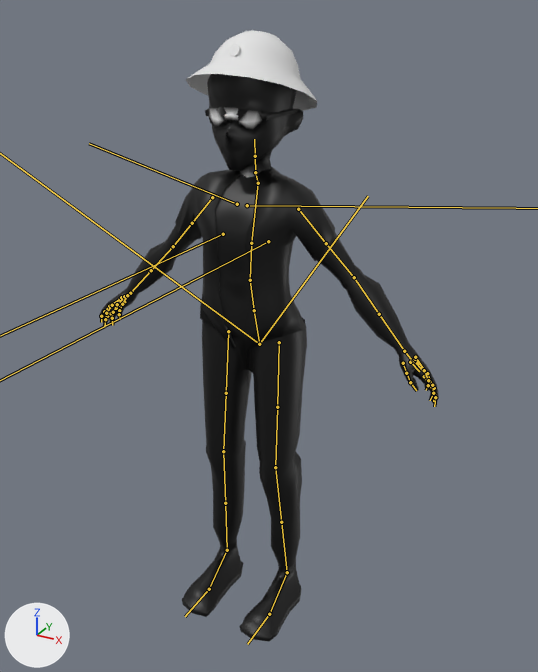
One commit to the glTF model project--farmer/model/NPC/UncleJohn.glb: the scene before it, then after it.
Both versions are drawn from a 50 mm lens placed at (1.013, -1.737, 1.819), pointed at (0.048, 0.018, 0.942). Every picture has the same lights, and +X, +Y and +Z are marked at lower left. The picture after the commit comes second. The bones that bend it are drawn over the model as lines.

The first picture shows 'Base', 'Circle', 'Circle.001', 'Jacket', 'Pants'.
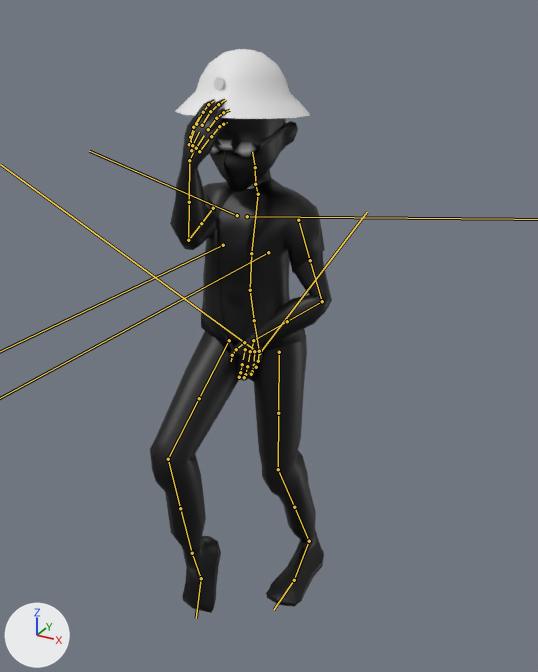
The newer file adds an action. The first version stands in its rest pose; the second is drawn at frame 19 of the action 'Moon_Walk'.

Where the change shows, as pixel boxes (x1, y1, x2, y2) in the pictures (538 x 672 px):
'Base', posed (52% narrower, 9% shorter): before (100, 74, 439, 641); after (170, 99, 332, 613)
'Pants', posed (58% wider, 11% shorter): before (202, 318, 307, 567); after (150, 329, 316, 550)
'Jacket', posed: before (175, 167, 335, 351); after (201, 179, 325, 354)
'Circle', posed (13% shorter): before (186, 30, 317, 111); after (175, 49, 310, 119)
'Circle.001', posed (8% narrower, 8% taller): before (229, 44, 241, 56); after (214, 77, 225, 90)
bone 'DEF-spine', root to tip: before (259, 344) to (254, 310); after (259, 353) to (254, 320)
bone 'DEF-spine.006', root to tip: before (255, 156) to (254, 139); after (255, 167) to (252, 152)
bone 'DEF-pelvis.L', root to tip: before (259, 344) to (368, 196); after (259, 353) to (367, 212)
bone 'DEF-thigh.L', root to tip: before (279, 342) to (277, 407); after (279, 352) to (278, 413)
bone 'DEF-shin.L', root to tip: before (275, 467) to (281, 522); after (278, 469) to (294, 507)
bone 'DEF-foot.L', root to tip: before (287, 572) to (269, 614); after (309, 541) to (294, 580)
bone 'DEF-thigh.R', root to tip: before (228, 331) to (226, 393); after (229, 340) to (199, 398)
bone 'DEF-thigh.R.001', root to tip: before (226, 393) to (223, 451); after (199, 398) to (168, 459)
bone 'DEF-shin.R', root to tip: before (223, 451) to (225, 503); after (168, 459) to (180, 508)
bone 'DEF-shin.R.001', root to tip: before (225, 503) to (227, 550); after (180, 508) to (192, 553)
bone 'DEF-foot.R', root to tip: before (227, 550) to (209, 589); after (192, 553) to (201, 578)
bone 'DEF-upper_arm.L', root to tip: before (298, 209) to (326, 243); after (298, 220) to (310, 260)
bone 'DEF-upper_arm.L.001', root to tip: before (326, 243) to (354, 277); after (310, 260) to (322, 301)
bone 'DEF-forearm.L', root to tip: before (354, 277) to (379, 314); after (322, 301) to (287, 321)
bone 'DEF-forearm.L.001', root to tip: before (379, 314) to (404, 351); after (287, 321) to (253, 340)
bone 'DEF-hand.L', root to tip: before (404, 351) to (412, 361); after (253, 340) to (251, 350)
bone 'DEF-shoulder.R', root to tip: before (237, 204) to (89, 143); after (237, 215) to (89, 151)
bone 'DEF-upper_arm.R', root to tip: before (212, 197) to (192, 223); after (213, 208) to (201, 223)
bone 'DEF-upper_arm.R.001', root to tip: before (192, 223) to (173, 246); after (201, 223) to (188, 240)
bone 'DEF-forearm.R', root to tip: before (173, 246) to (151, 270); after (188, 240) to (189, 202)
bone 'DEF-forearm.R.001', root to tip: before (151, 270) to (130, 293); after (189, 202) to (189, 160)
bone 'DEF-hand.R', root to tip: before (130, 293) to (124, 298); after (189, 160) to (195, 147)

The edits, one by one:
Bone 'DEF-spine' (bone_def_spine) moves from (0.0, 0.0, 0.0) to (0.0, -0.03, 0.008).
Bone 'DEF-spine.006' (bone_def_spine_006) turns from (0, 0, 0) to (17, 0, 0) degrees about its own x, y and z.
Bone 'DEF-pelvis.L' (bone_def_pelvis_l) moves from (0.0, 0.0, 0.0) to (0.009, -0.021, -0.021).
Bone 'DEF-pelvis.R' (bone_def_pelvis_r) moves from (0.0, 0.0, 0.0) to (-0.009, -0.021, -0.021).
Bone 'DEF-thigh.L' (bone_def_thigh_l) moves from (0.0, 0.0, 0.0) to (-0.001, 0.031, 0.002).
Bone 'DEF-thigh.L' (bone_def_thigh_l) turns from (0, 0, 0) to (4, 0, 2) degrees about its own x, y and z.
Bone 'DEF-thigh.L' (bone_def_thigh_l) is rescaled from (1.0, 1.0, 1.0) to (1.0, 0.99, 1.0).
Bone 'DEF-shin.L' (bone_def_shin_l) turns from (0, 0, 0) to (14, 0, 0) degrees about its own x, y and z.
Bone 'DEF-foot.L' (bone_def_foot_l) turns from (0, 0, 0) to (-14, -1, 1) degrees about its own x, y and z.
Bone 'DEF-foot.L' (bone_def_foot_l) is rescaled from (1.0, 1.0, 1.0) to (1.0, 1.0, 1.01).
Bone 'DEF-thigh.R' (bone_def_thigh_r) moves from (0.0, 0.0, 0.0) to (0.001, 0.031, 0.002).
Bone 'DEF-thigh.R' (bone_def_thigh_r) turns from (0, 0, 0) to (-42, 4, 11) degrees about its own x, y and z.
Bone 'DEF-thigh.R' (bone_def_thigh_r) is rescaled from (1.0, 1.0, 1.0) to (1.01, 0.97, 1.01).
Bone 'DEF-thigh.R.001' (bone_def_thigh_r_001) turns from (0, 0, 0) to (0, 7, 0) degrees about its own x, y and z.
Bone 'DEF-shin.R' (bone_def_shin_r) turns from (0, 0, 0) to (51, 8, -1) degrees about its own x, y and z.
Bone 'DEF-shin.R' (bone_def_shin_r) is rescaled from (1.0, 1.0, 1.0) to (1.0, 0.97, 1.03).
Bone 'DEF-shin.R.001' (bone_def_shin_r_001) turns from (0, 0, 0) to (0, -8, 0) degrees about its own x, y and z.
Bone 'DEF-foot.R' (bone_def_foot_r) turns from (0, 0, 0) to (66, -5, -5) degrees about its own x, y and z.
Bone 'DEF-foot.R' (bone_def_foot_r) is rescaled from (1.0, 1.0, 1.0) to (0.99, 1.03, 0.99).
Bone 'DEF-shoulder.L' (bone_def_shoulder_l) moves from (0.0, 0.0, 0.0) to (0.0, 0.001, -0.031).
Bone 'DEF-upper_arm.L' (bone_def_upper_arm_l) moves from (0.0, 0.0, 0.0) to (0.021, 0.023, 0.001).
Bone 'DEF-upper_arm.L' (bone_def_upper_arm_l) turns from (0, 0, 0) to (17, 2, -16) degrees about its own x, y and z.
Bone 'DEF-upper_arm.L' (bone_def_upper_arm_l) is rescaled from (1.0, 1.0, 1.0) to (1.02, 0.96, 1.02).
Bone 'DEF-upper_arm.L.001' (bone_def_upper_arm_l_001) turns from (0, 0, 0) to (0, 34, 0) degrees about its own x, y and z.
Bone 'DEF-forearm.L' (bone_def_forearm_l) turns from (0, 0, 0) to (65, 43, -9) degrees about its own x, y and z.
Bone 'DEF-forearm.L' (bone_def_forearm_l) is rescaled from (1.0, 1.0, 1.0) to (1.0, 0.95, 1.05).
Bone 'DEF-forearm.L.001' (bone_def_forearm_l_001) turns from (0, 0, 0) to (0, -20, 0) degrees about its own x, y and z.
Bone 'DEF-hand.L' (bone_def_hand_l) turns from (0, 0, 0) to (-45, -19, 1) degrees about its own x, y and z.
Bone 'DEF-hand.L' (bone_def_hand_l) is rescaled from (1.0, 1.0, 1.0) to (0.98, 1.01, 1.01).
Bone 'DEF-shoulder.R' (bone_def_shoulder_r) moves from (0.0, 0.0, 0.0) to (0.0, 0.001, -0.031).
Bone 'DEF-upper_arm.R' (bone_def_upper_arm_r) moves from (0.0, 0.0, 0.0) to (-0.021, 0.023, 0.001).
Bone 'DEF-upper_arm.R' (bone_def_upper_arm_r) turns from (0, 0, 0) to (93, -21, 20) degrees about its own x, y and z.
Bone 'DEF-upper_arm.R' (bone_def_upper_arm_r) is rescaled from (1.0, 1.0, 1.0) to (1.02, 0.96, 1.02).
Bone 'DEF-upper_arm.R.001' (bone_def_upper_arm_r_001) turns from (0, 0, 0) to (0, 5, 0) degrees about its own x, y and z.
Bone 'DEF-forearm.R' (bone_def_forearm_r) turns from (0, 0, 0) to (70, 7, -1) degrees about its own x, y and z.
Bone 'DEF-forearm.R' (bone_def_forearm_r) is rescaled from (1.0, 1.0, 1.0) to (1.0, 0.95, 1.06).
Bone 'DEF-forearm.R.001' (bone_def_forearm_r_001) turns from (0, 0, 0) to (0, 29, 0) degrees about its own x, y and z.
Bone 'DEF-hand.R' (bone_def_hand_r) turns from (0, 0, 0) to (21, 24, 44) degrees about its own x, y and z.
Bone 'DEF-hand.R' (bone_def_hand_r) is rescaled from (1.0, 1.0, 1.0) to (1.0, 1.02, 0.98).
Bone 'DEF-breast.L' (bone_def_breast_l) moves from (0.0, 0.0, 0.0) to (0.0, 0.0, -0.031).
Bone 'DEF-breast.R' (bone_def_breast_r) moves from (0.0, 0.0, 0.0) to (0.0, 0.0, -0.031).
